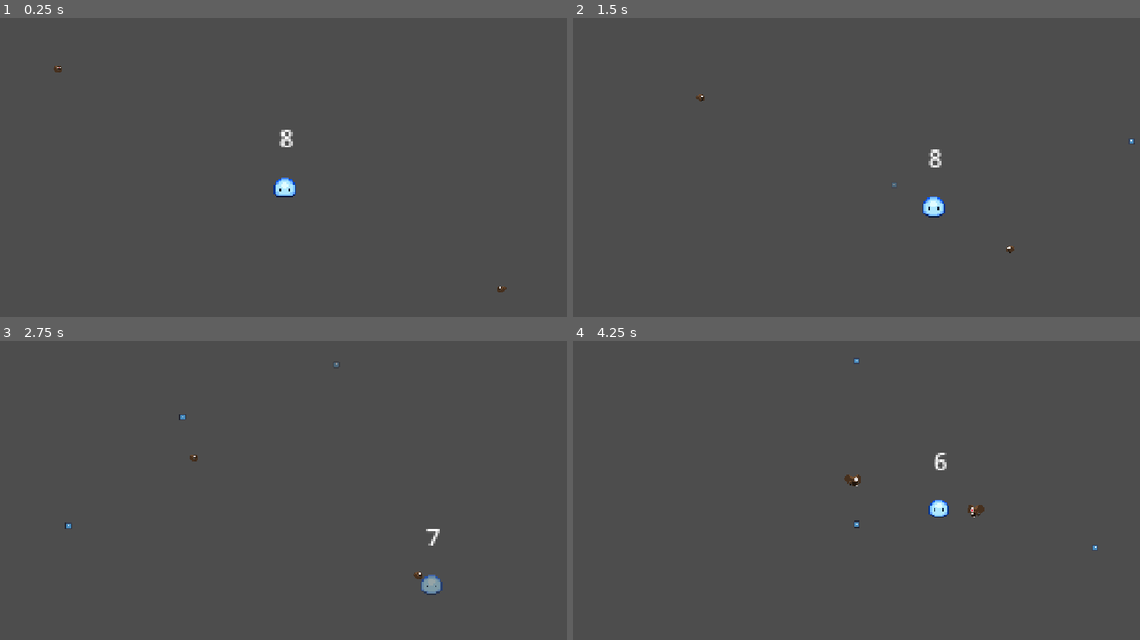
Above: before the commit, frames 1-4 (two rows, left to right).
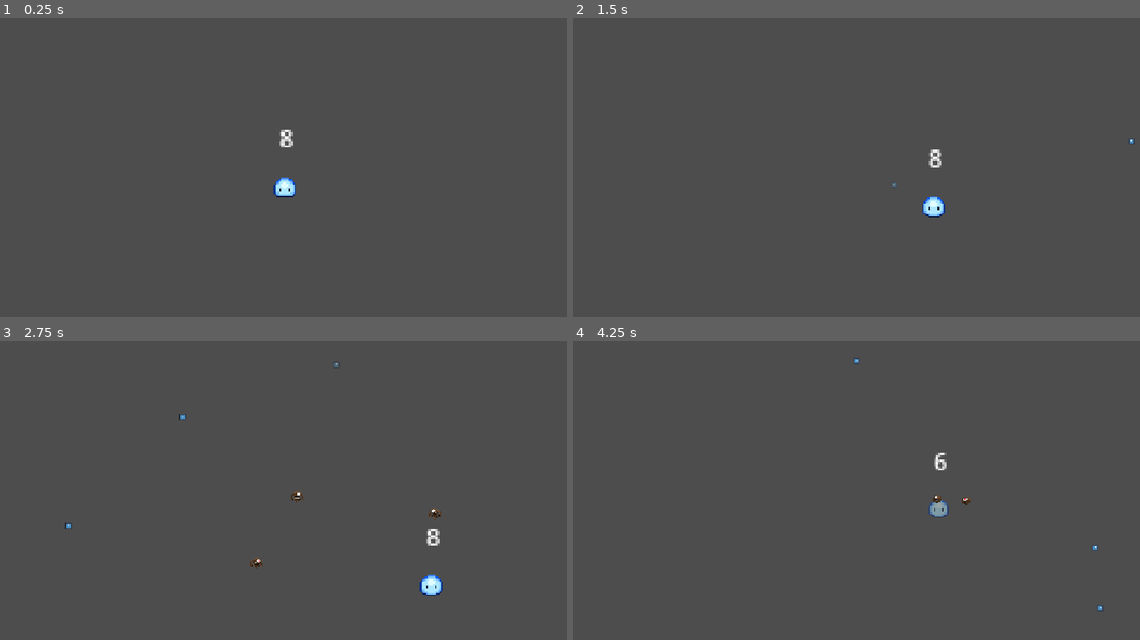
Above: after the commit, the same moments.

Repository: nirvith/resile
Game: Godot game, scene res://node_2d.tscn
The game is run twice, just before and just after one commit, with the same random seed, the same clock (stepped at 60 frames per second) and the same inputs. The engine's default icon, where the game draws it, is replaced by a stand-in: a white triangle on a blue panel in a dark square.
Inputs (mouse positions are in pixels of both pictures, inside the frame that each line leads up to):
- Up to frame 1 (0.25 s): no input
- Up to frame 2 (1.5 s): move the mouse to (986, 158) at 0.52 s; press the mouse at (986, 158) at 0.53 s; hold D (move_right) 0.53-1.28 s; move the mouse to (743, 191) at 1.27 s; release the mouse at (743, 191) at 1.28 s; hold S (move_down) from 1.28 s (still down); click (743, 191) at 1.35 s
- Up to frame 3 (2.75 s): move the mouse to (345, 427) at 2.02 s; release S (move_down) at 2.03 s; press the mouse at (345, 427) at 2.03 s; hold D (move_right) from 2.03 s (still down)
- Up to frame 4 (4.25 s): move the mouse to (828, 565) at 2.77 s; release D (move_right) at 2.78 s; release the mouse at (828, 565) at 2.78 s; hold W (move_up) 2.78-3.53 s; click (828, 565) at 2.85 s; move the mouse to (1032, 547) at 3.52 s; press the mouse at (1032, 547) at 3.53 s; hold A (move_left) from 3.53 s (still down)

The runs differ from the first frame. In frame 1, less than 0.1% of the frame differs, in the area x 9-90%, y 16-92%; in frame 2, less than 0.1%; in frame 3, 0.5%, in the area x 33-79%, y 38-86%; in frame 4, 0.4%.

Commit message:
Waves with boss lines, death restarts wave, crawler hitbox size and max health changed

Diff:
--- a/Crawler.tscn
+++ b/Crawler.tscn
@@ -54,17 +54,18 @@
 }]
 
 [sub_resource type="CircleShape2D" id="CircleShape2D_ualut"]
-radius = 14.142136
+radius = 24.0
 
 [sub_resource type="CircleShape2D" id="CircleShape2D_ahshk"]
-radius = 4.1231055
+radius = 18.0
 
 [node name="Crawler" type="CharacterBody2D" unique_id=794723956]
 collision_layer = 4
 script = ExtResource("1_5sqno")
+max_health = 1
 
 [node name="AnimatedSprite2D" type="AnimatedSprite2D" parent="." unique_id=1867953091]
-position = Vector2(-3, -2)
+position = Vector2(-6, -4)
 sprite_frames = SubResource("SpriteFrames_ualut")
 animation = &"new_animation"
 
@@ -76,5 +77,5 @@
 shape = SubResource("CircleShape2D_ualut")
 
 [node name="CollisionShape2D" type="CollisionShape2D" parent="." unique_id=428752788]
-position = Vector2(6, -4)
+position = Vector2(1, 2)
 shape = SubResource("CircleShape2D_ahshk")
--- a/character_body_2d.gd
+++ b/character_body_2d.gd
@@ -1,4 +1,5 @@
 extends CharacterBody2D
+signal died
 
 const Bolt = preload("res://bolt.tscn")
 const fire_rate_cooldown = .35
@@ -43,7 +44,7 @@
 	invulnerable_left = invulnerable_time
 	update_look()
 	if cells <= 0:
-		get_tree().reload_current_scene.call_deferred()
+		died.emit()
 
 func gain_cell():
 	cells = min(cells + 1, max_cells)
--- a/node_2d.tscn
+++ b/node_2d.tscn
@@ -1,7 +1,7 @@
 [gd_scene format=3 uid="uid://4ys0tfxuooy3"]
 
 [ext_resource type="PackedScene" uid="uid://bpdy5oedjk5yx" path="res://player.tscn" id="1_wtcfe"]
-[ext_resource type="PackedScene" uid="uid://6x4yavgk6xos" path="res://Crawler.tscn" id="2_0e48y"]
+[ext_resource type="Script" uid="uid://bhighbkp4puh1" path="res://waves.gd" id="2_0e48y"]
 
 [sub_resource type="RectangleShape2D" id="RectangleShape2D_nw1ws"]
 size = Vector2(1152, 20)
@@ -33,8 +33,5 @@
 position = Vector2(1142, 324)
 shape = SubResource("RectangleShape2D_d6aes")
 
-[node name="Crawler" parent="." unique_id=794723956 instance=ExtResource("2_0e48y")]
-position = Vector2(1040, 560)
-
-[node name="Crawler2" parent="." unique_id=696809496 instance=ExtResource("2_0e48y")]
-position = Vector2(93, 97)
+[node name="Waves" type="Node" parent="." unique_id=784540875]
+script = ExtResource("2_0e48y")
--- /dev/null
+++ b/waves.gd
@@ -0,0 +1,80 @@
+extends Node
+
+
+const Crawler = preload("res://Crawler.tscn")
+const Message_box = "res://message_box.tscn"
+const ending = "res://ending.tscn"
+const Room_center = Vector2(576, 324)
+
+var waves = [
+	{"line" : "You're still getting fired, by the way.", "crawlers" : 3},
+	{"line" : "That's definitely coming out of your last pay check", "crawlers" : 5},
+	{"line" : "Huh. You're still alive?", "crawlers": 7},
+	{"line" : "It's over. Nobody gets back up from something like that", "crawlers" : 8},
+	{"line" : "Okay, Please save my ship. I'll give you a raise.", "crawlers" : 10}
+]
+
+var current = 0
+var running = false
+var player
+
+
+func _ready():
+	player = get_tree().get_first_node_in_group("player")
+	player.died.connect(_on_player_died)
+	start_wave.call_deferred(true)
+
+func _physics_process(_delta):
+	if running and get_tree().get_nodes_in_group("enemies").is_empty():
+		running = false
+		current += 1
+		if current >= waves.size():
+			finish_game()
+		else:
+			start_wave(true)
+
+func start_wave(with_line):
+	if with_line:
+		await say(waves[current].line)
+
+	for i in waves[current].crawlers:
+		var crawler = Crawler.instantiate()
+		get_parent().add_child(crawler)
+		crawler.global_position = spawn_point()
+	running = true
+
+func say(text):
+	if ResourceLoader.exists(Message_box):
+		var box = load(Message_box).instantiate()
+		add_child(box)
+		box.show_line(text)
+		await box.finished
+		box.queue_free()
+	else:
+		print("Boss: ", text)
+		await get_tree().create_timer(1.5).timeout
+
+func spawn_point():
+	var point = Room_center
+	for attempt in 20:
+		point = Vector2(randf_range(60, 1092), randf_range(60, 588))
+		if point.distance_to(player.global_position) > 250:
+			break
+	return point
+
+func _on_player_died():
+	running = false
+
+	for node in get_tree().get_nodes_in_group("enemies") + get_tree().get_nodes_in_group("bolts"):
+		node.queue_free()
+	player.cells = player.max_cells
+	player.update_look()
+	player.global_position = Room_center
+	player.invulnerable_left = 1.0
+	start_wave.call_deferred(false)
+
+func finish_game():
+	if ResourceLoader.exists(ending):
+		get_tree().change_scene_to_file(ending)
+	else:
+		print("Game finished: no ending.tscn yet")
Not shown, added: waves.gd.uid
